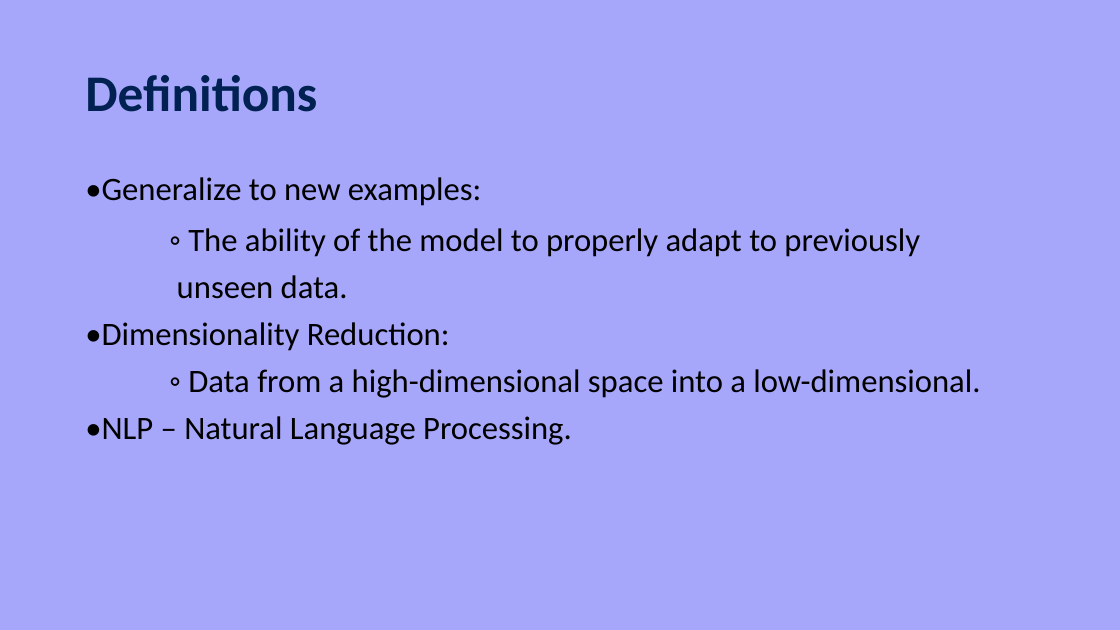
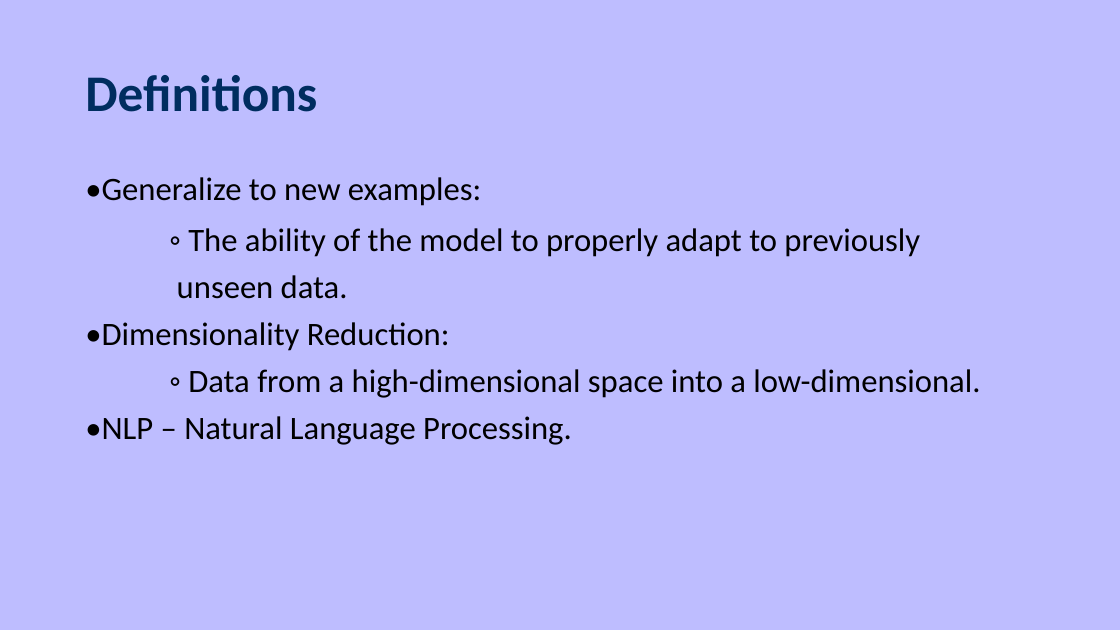
Before and after one commit to moran-abitbul/PreFix, a slide deck: slide 7 of server/uploads/updated-test.pptx. Drawn at 1120x630 pixels with LibreOffice and Linux fonts; fonts in the diff are those of the drawing. Boxes give left, top, right and bottom in pixels: in the first picture for what was removed or moved away, otherwise in the second. Text is boxed around its words. In the diff, an @@ line names an element or a change of style, - is before the commit and + after.

```diff
--- a/server/uploads/updated-test.pptx
+++ b/server/uploads/updated-test.pptx
@@ background #A6A7FA to #BEBDFF @@
@@ title "Definitions" at [85, 75, 317, 112]: text colour #002152 to #002D60 @@
```
Also in this commit, not shown: 6 other slides changed, 16 other files.
